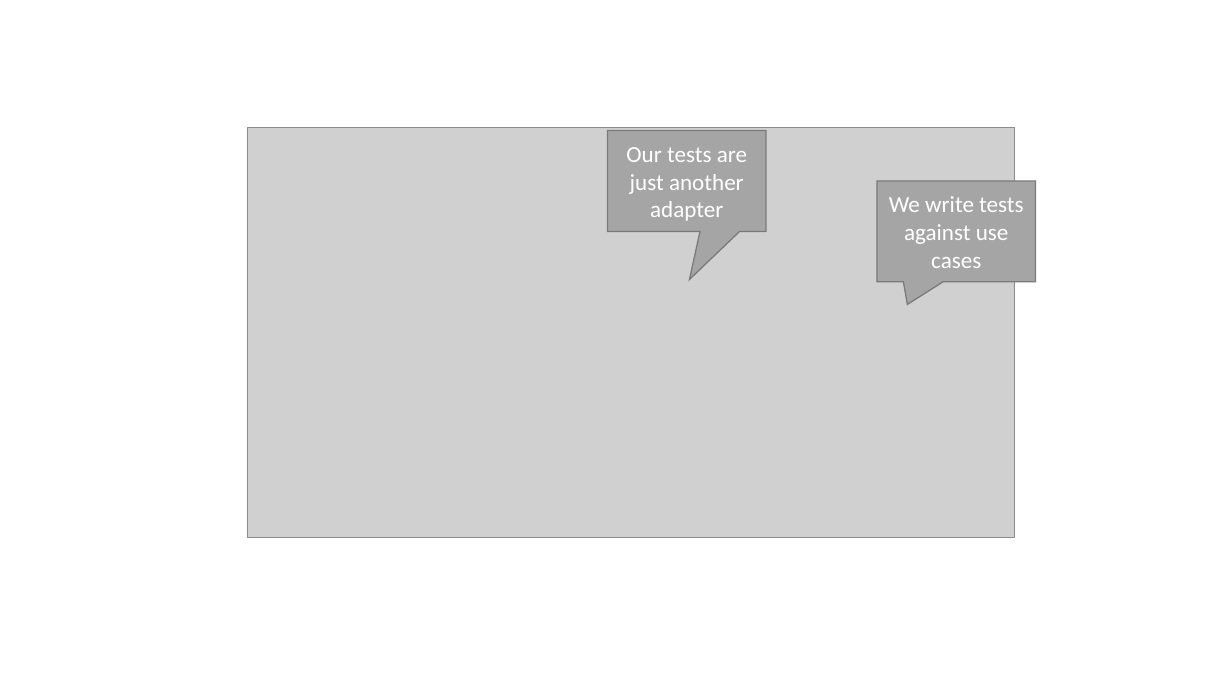
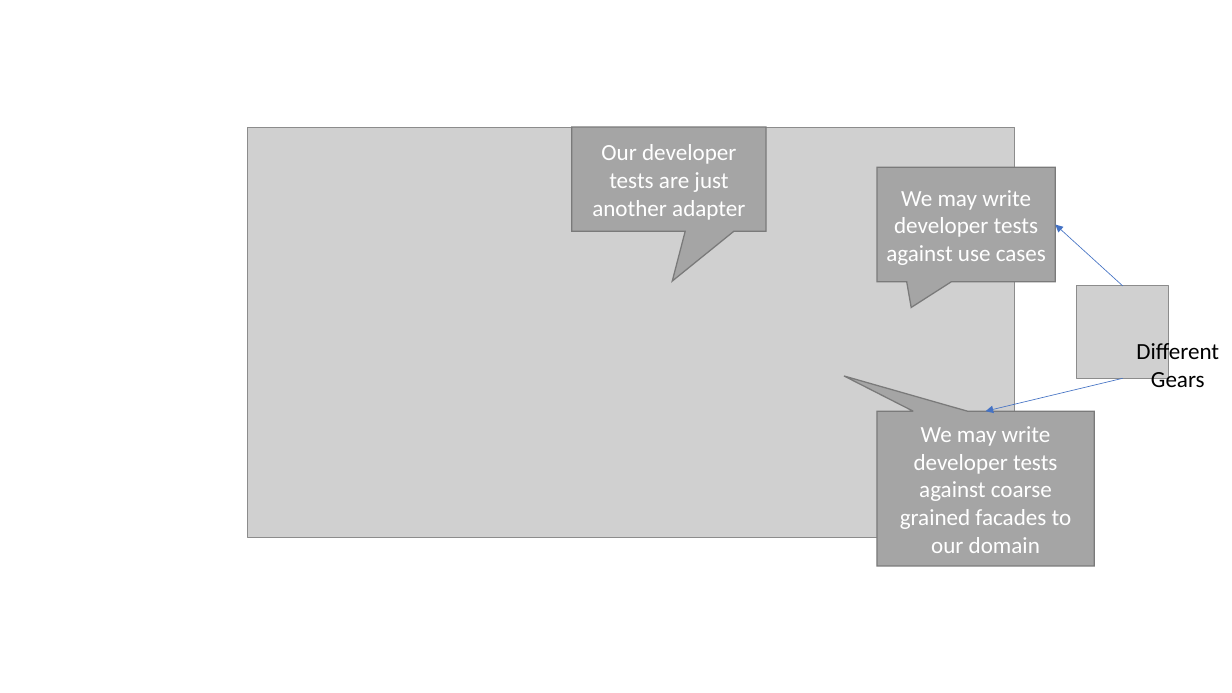
Before and after one commit to iancooper/Presentations, a slide deck: slide 78 of TDD Rediscovered.pptx. Drawn at 1232x693 pixels with LibreOffice and Linux fonts; fonts in the diff are those of the drawing; grey boxes stand for pictures. Boxes give left, top, right and bottom in pixels: in the first picture for what was removed or moved away, otherwise in the second. Text is boxed around its words. In the diff, an @@ line names an element or a change of style, - is before the commit and + after.

Commit message:
New version that talks more clearly about gears

```diff
--- a/TDD Rediscovered.pptx
+++ b/TDD Rediscovered.pptx
@@ speech box "Our developer tests are just ...": place and size @@
-speech box "Our developer tests are just ..." at bbox=[608, 130, 767, 231]
+speech box "Our developer tests are just ..." at bbox=[572, 128, 766, 232]
@@ text in speech box at bbox=[592, 144, 745, 220]: text changed @@
-Our tests are just another adapter
+Our developer tests are just another adapter
@@ speech box "We may write developer tests ...": place and size @@
-speech box "We may write developer tests ..." at bbox=[877, 181, 1036, 282]
+speech box "We may write developer tests ..." at bbox=[877, 167, 1055, 282]
@@ text in speech box at bbox=[886, 190, 1046, 265]: text changed @@
-We write tests against use cases
+We may write developer tests against use cases
@@ arrow added from (1123, 286) to (1055, 225), #4472C4 0.5 pt @@
@@ picture added at bbox=[1077, 286, 1169, 378] @@
@@ text added at bbox=[1136, 340, 1219, 387], 18 pt, text #000000 @@
+Different
+Gears
@@ arrow added from (1123, 378) to (986, 411), #4472C4 0.5 pt @@
@@ speech box added at bbox=[877, 411, 1094, 567], fill #A5A5A5, outline #7A7A7A 1 pt, 18 pt, text #FFFFFF @@
+We may write developer tests against coarse grained facades to our domain
```
Also in this commit, not shown: 3 other slides changed.
